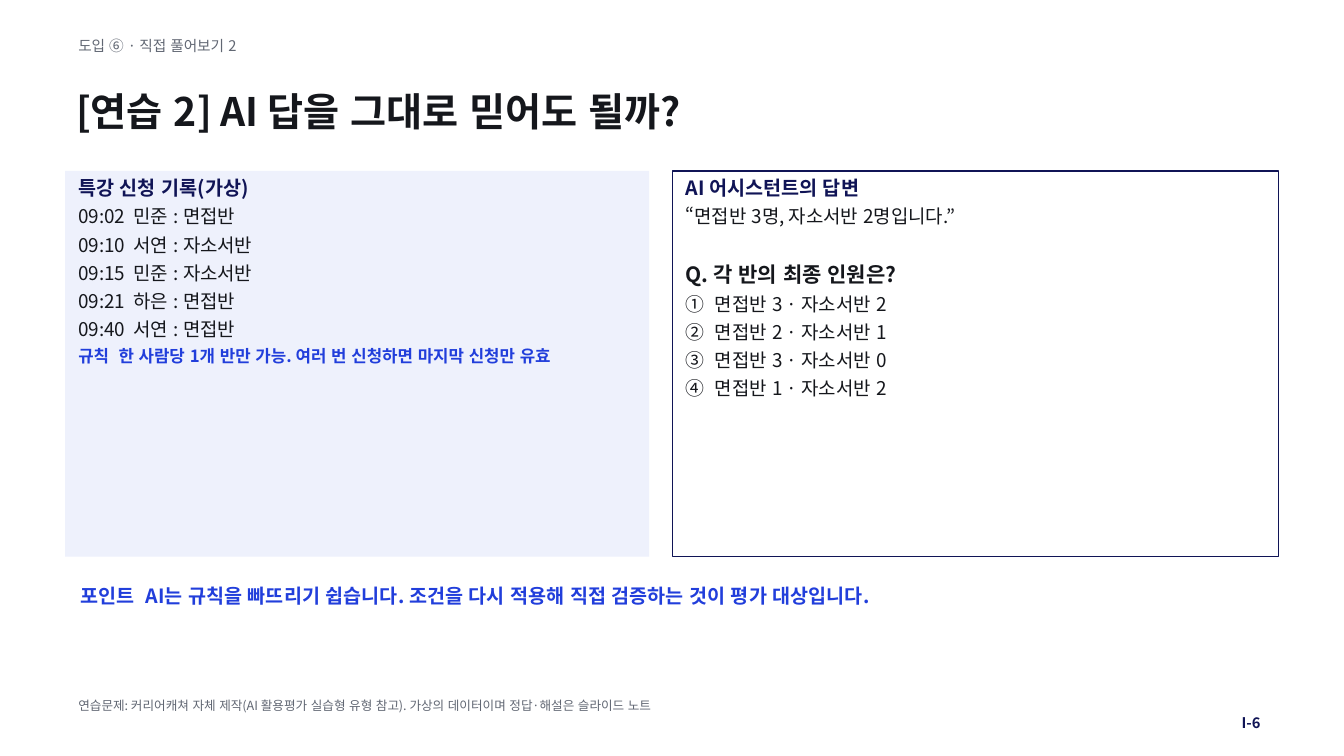
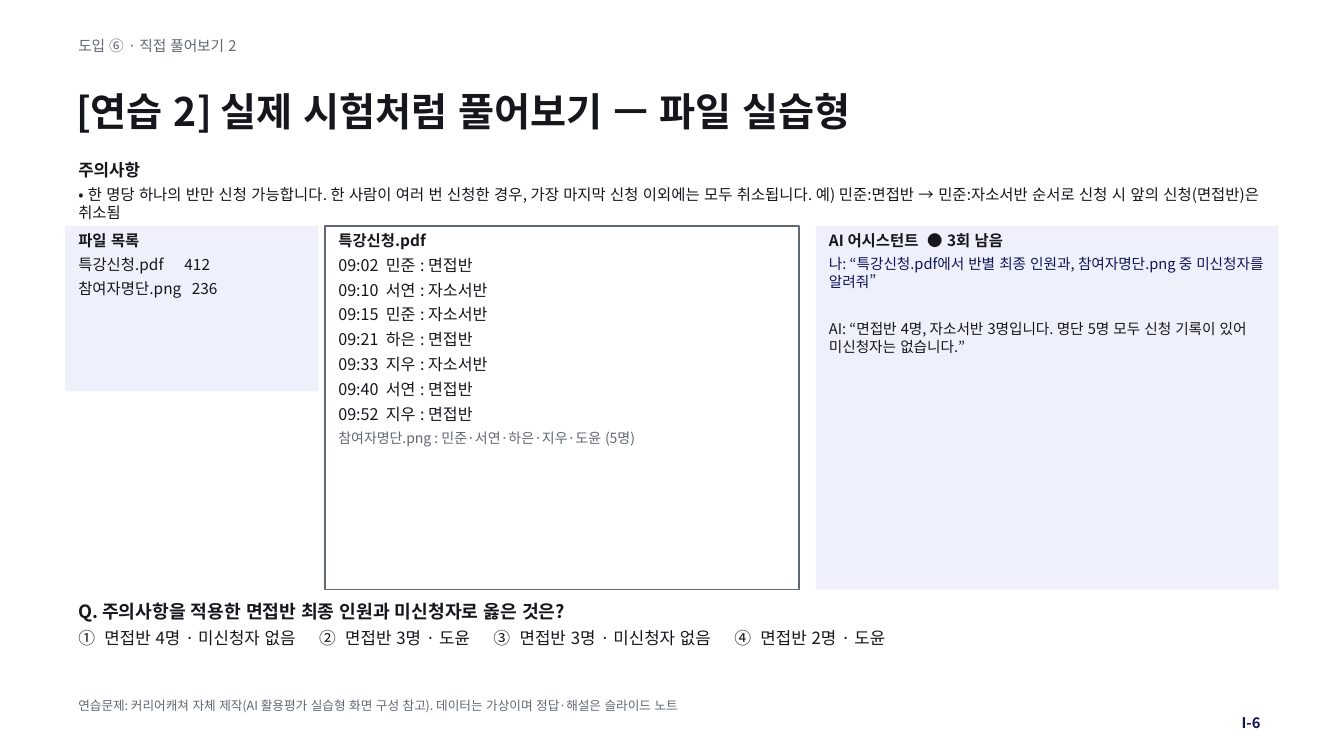
Before and after one commit to eunkyoungAn/-, a slide deck: slide 8 of output/AI실무활용교육_도입부추가_초안.pptx. Drawn at 1344x756 pixels with LibreOffice and Linux fonts; fonts in the diff are those of the drawing. Boxes give left, top, right and bottom in pixels: in the first picture for what was removed or moved away, otherwise in the second. Text is boxed around its words. In the diff, an @@ line names an element or a change of style, - is before the commit and + after.

```diff
--- a/output/AI실무활용교육_도입부추가_초안.pptx
+++ b/output/AI실무활용교육_도입부추가_초안.pptx
@@ text at (76,93,851,133): text changed @@
-[연습 2] AI 답을 그대로 믿어도 될까?
+[연습 2] 실제 시험처럼 풀어보기 — 파일 실습형
@@ text added at (78,162,1259,219), 11 pt, text #15171C @@
+주의사항
+• 한 명당 하나의 반만 신청 가능합니다. 한 사람이 여러 번 신청한 경우, 가장 마지막 신청 이외에는 모두 취소됩니다. 예) 민준:면접반 → 민준:자소서반 순서로 신청 시 앞의 신청(면접반)은 취소됨
@@ rectangle removed at (673,171,1278,558) @@
-AI 어시스턴트의 답변
-“면접반 3명, 자소서반 2명입니다.”
-Q. 각 반의 최종 인원은?
-① 면접반 3 · 자소서반 2
-② 면접반 2 · 자소서반 1
-③ 면접반 3 · 자소서반 0
-④ 면접반 1 · 자소서반 2
@@ rectangle added at (66,226,320,391), fill #EEF1FC, 11 pt, text #15171C @@
+파일 목록
+특강신청.pdf 412
+참여자명단.png 236
@@ rectangle "특강신청.pdf": place and size @@
-rectangle "특강신청.pdf" at (66,171,650,558)
+rectangle "특강신청.pdf" at (326,226,800,590)
@@ rectangle "특강신청.pdf" at (326,226,800,590): fill #EEF1FC to none; outline none to #616773 1 pt @@
@@ text in rectangle at (338,233,425,250): text changed; size 14 to 11 pt; text colour #101456 to #15171C @@
-특강 신청 기록(가상)
+특강신청.pdf
@@ rectangle added at (816,226,1278,590), fill #EEF1FC, 10.5 pt, text #15171C @@
+AI 어시스턴트 ● 3회 남음
+나: “특강신청.pdf에서 반별 최종 인원과, 참여자명단.png 중 미신청자를 알려줘”
+AI: “면접반 4명, 자소서반 3명입니다. 명단 5명 모두 신청 기록이 있어 미신청자는 없습니다.”
@@ text in rectangle at (338,257,487,397): size 13.5 to 11.5 pt in "09:02 민준 : 면접반", "09:10 서연 : 자소서반", "09:15 민준 : 자소서반", "09:21 하은 : 면접반" and 1 more places @@
@@ text in rectangle at (338,356,487,372): paragraph added @@
+09:33 지우 : 자소서반
@@ text in rectangle at (338,406,635,447): text changed; size 12 to 10 pt; text colour #213EDB to #616773; bold off @@
-규칙 한 사람당 1개 반만 가능. 여러 번 신청하면 마지막 신청만 유효
+09:52 지우 : 면접반
+참여자명단.png : 민준·서연·하은·지우·도윤 (5명)
@@ text removed at (80,586,870,605) @@
-포인트 AI는 규칙을 빠뜨리기 쉽습니다. 조건을 다시 적용해 직접 검증하는 것이 평가 대상입니다.
@@ text added at (78,602,885,646), 12 pt, text #15171C @@
+Q. 주의사항을 적용한 면접반 최종 인원과 미신청자로 옳은 것은?
+① 면접반 4명 · 미신청자 없음 ② 면접반 3명 · 도윤 ③ 면접반 3명 · 미신청자 없음 ④ 면접반 2명 · 도윤
@@ text at (78,699,678,713): text changed @@
-연습문제: 커리어캐쳐 자체 제작(AI 활용평가 실습형 유형 참고). 가상의 데이터이며 정답·해설은 슬라이드 노트
+연습문제: 커리어캐쳐 자체 제작(AI 활용평가 실습형 화면 구성 참고). 데이터는 가상이며 정답·해설은 슬라이드 노트
```
Also in this commit, not shown: 2 other slides changed.
